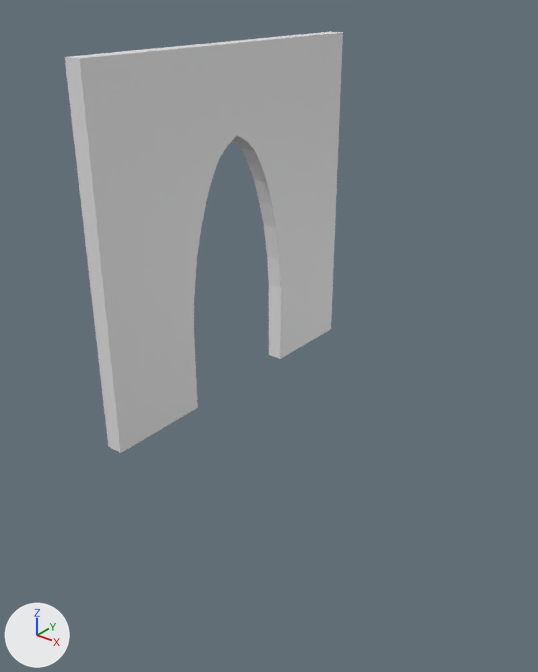
The Blender file Simple Church Room/Meshes/Church Wall-Door 0.2x4x4.blend as it was, and as the next commit left it.
Camera for both pictures: a 50 mm camera at (5.63, -4.23, 4.64) aimed at (1.43, 1.02, 1.39). Every picture has the same lights, and +X, +Y and +Z are marked at lower left.

Names of what the first picture shows: 'Church Wall-Door 0.2x4x4'.
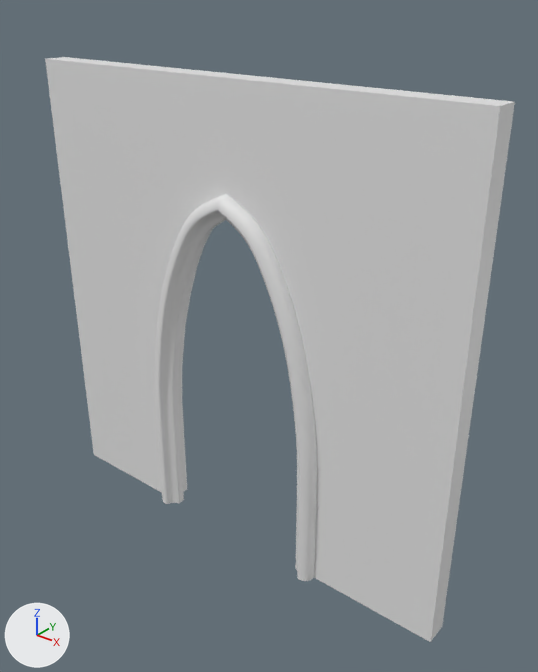
Commit message: Added more complex door

Changed parts and their boxes [x1, y1, x2, y2] in the pictures (538 x 672 px):
'Church Wall-Door 0.2x4x4', turned
    before: [65, 32, 343, 453]
    after: [45, 57, 515, 642]
'Door Profile 1', added
    after: [155, 194, 317, 581]

Patch to the scene script:
```diff
--- a/Simple Church Room/Meshes/Church Wall-Door 0.2x4x4.blend.py
+++ b/Simple Church Room/Meshes/Church Wall-Door 0.2x4x4.blend.py
@@ me_cube @@
+me_cube.from_pydata(...)  # 327 vertices, 353 faces; spans x -0.1..0.1, y -0.1..0.8, z 0.0..3.19
@@ ob_church_wall_door_0_2x4x4 @@
 ob_church_wall_door_0_2x4x4.location = (0.0, 0.0, 0.0)
+ob_church_wall_door_0_2x4x4.rotation_euler = (0.0, 0.0, -1.571)  # degrees (0, 0, -90)
@@ ob_door_profile_1 @@
+ob_door_profile_1 = bpy.data.objects.new('Door Profile 1', me_cube)
+ob_door_profile_1.parent = ob_church_wall_door_0_2x4x4
+ob_door_profile_1.matrix_parent_inverse = Matrix(((0.0, -1.0, 0.0, 0.0), (1.0, 0.0, 0.0, 0.0), (0.0, 0.0, 1.0, 0.0), (0.0, 0.0, 0.0, 1.0)))
+ob_door_profile_1.location = (1.2, -0.2, 0.0)
+ob_door_profile_1.rotation_euler = (0.0, 0.0, -1.571)  # degrees (0, 0, -90)
+_m = ob_door_profile_1.modifiers.new('Subsurf', 'SUBSURF')
+_m = ob_door_profile_1.modifiers.new('Mirror', 'MIRROR')
+_m.use_clip = True
+_m.merge_threshold = 0.006
+_m.mirror_object = ob_mirror_point
@@ ob_mirror_point @@
+ob_mirror_point = bpy.data.objects.new('Mirror Point', None)
+ob_mirror_point.parent = ob_church_wall_door_0_2x4x4
+ob_mirror_point.matrix_parent_inverse = Matrix(((0.0, -1.0, 0.0, 0.0), (1.0, 0.0, 0.0, 0.0), (0.0, 0.0, 1.0, 0.0), (0.0, 0.0, 0.0, 1.0)))
+ob_mirror_point.location = (2.0, -0.2, 0.0)
```
